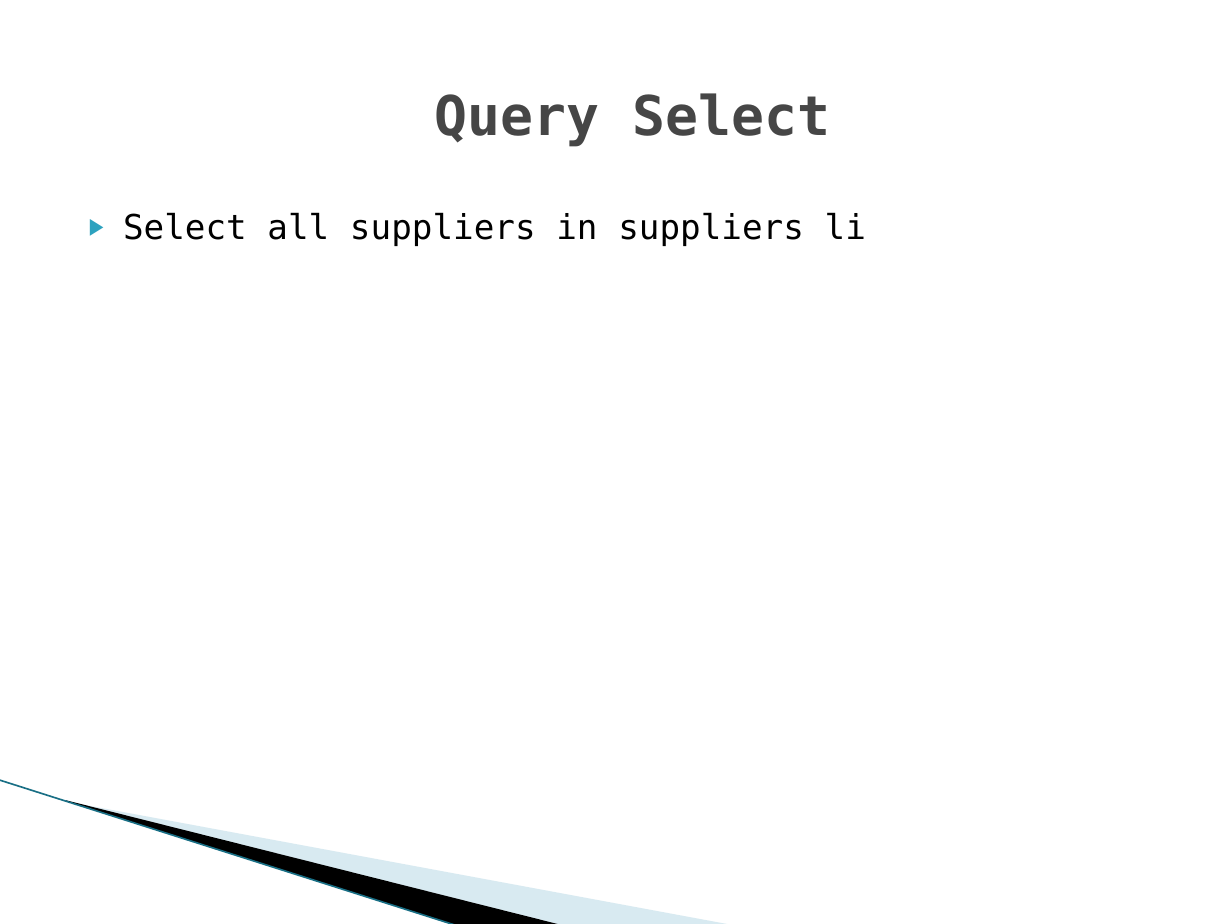
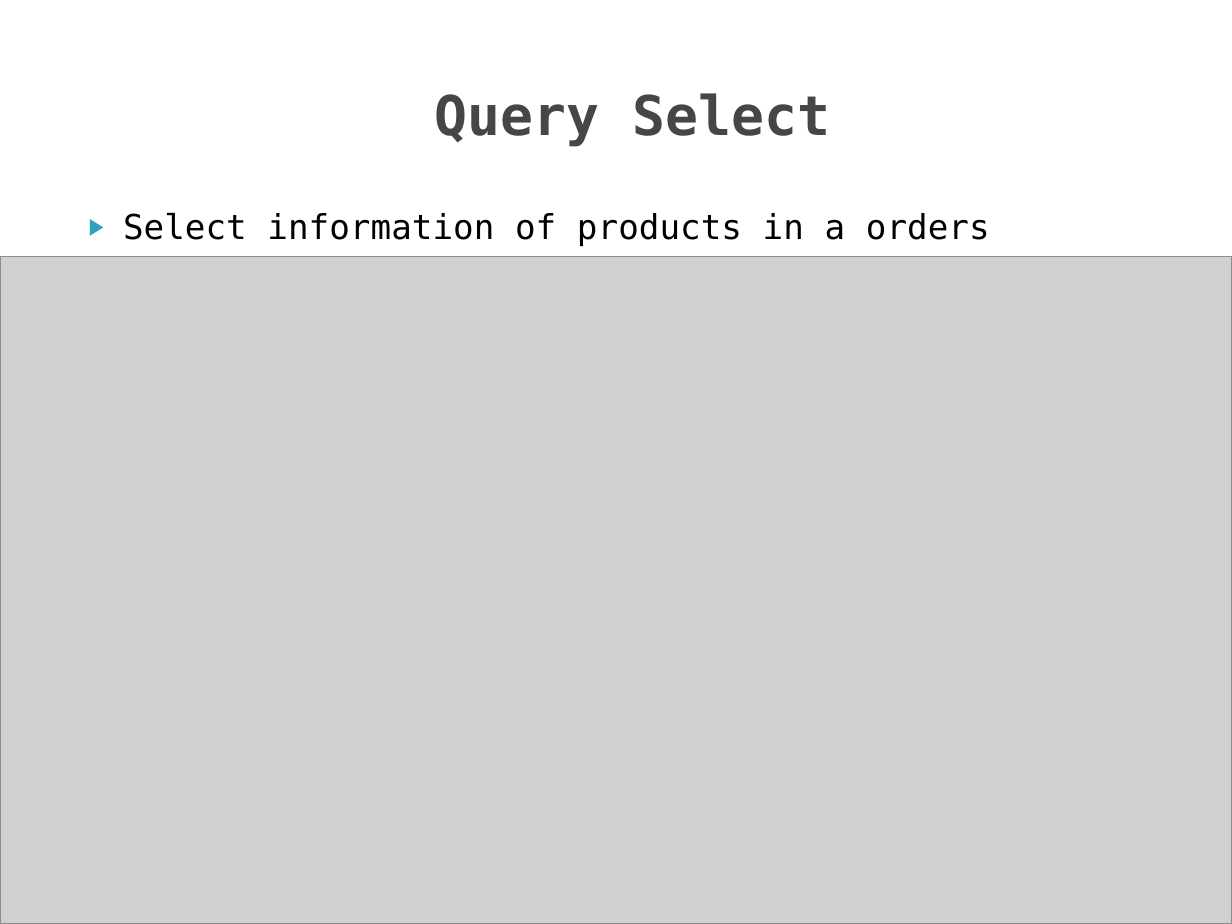
Before and after one commit to iamvucms/SICT, a slide deck: slide 17 of SQL/Project1_database_design_and_query.pptx. Drawn at 1232x924 pixels with LibreOffice and Linux fonts; fonts in the diff are those of the drawing; grey boxes stand for pictures; background and template pictures are left out. Boxes give left, top, right and bottom in pixels: in the first picture for what was removed or moved away, otherwise in the second. Text is boxed around its words. In the diff, an @@ line names an element or a change of style, - is before the commit and + after.

```diff
--- a/SQL/Project1_database_design_and_query.pptx
+++ b/SQL/Project1_database_design_and_query.pptx
@@ text at [123, 212, 990, 246]: text changed @@
-▶ Select all suppliers in suppliers li
+▶ Select information of products in a orders
@@ picture added at [0, 256, 1232, 924] @@
@@ freeform shape removed at [96, 674, 609, 869] @@
```
Also in this commit, not shown: 3 other slides changed, 5 slides added, 2 slides removed.
